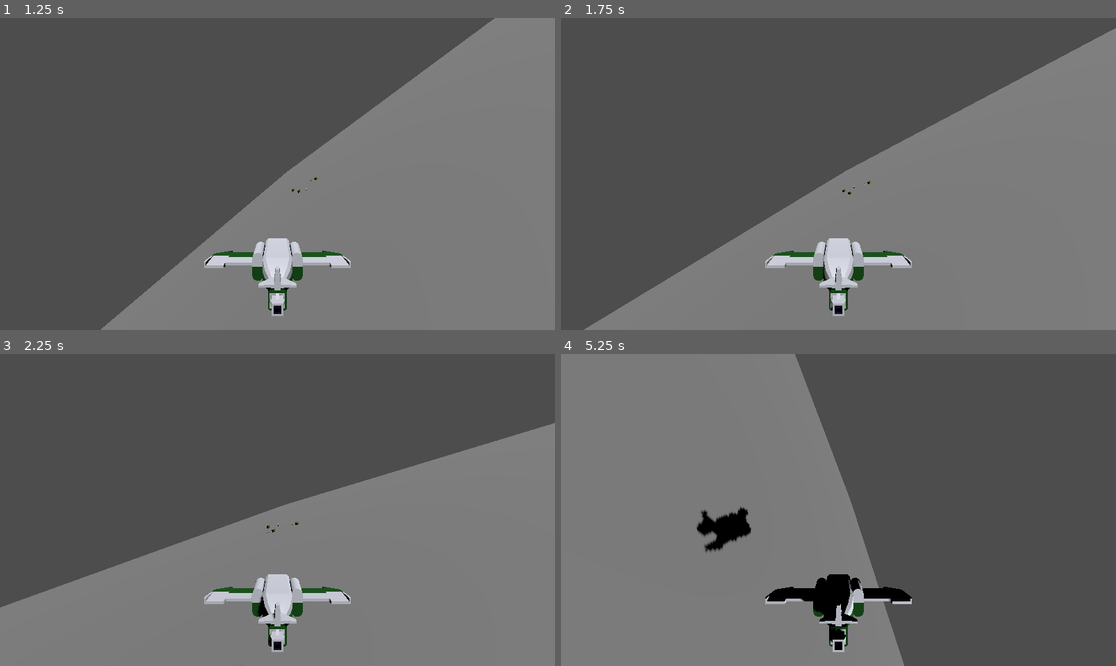
Above: before the commit, frames 1-4 (two rows, left to right).
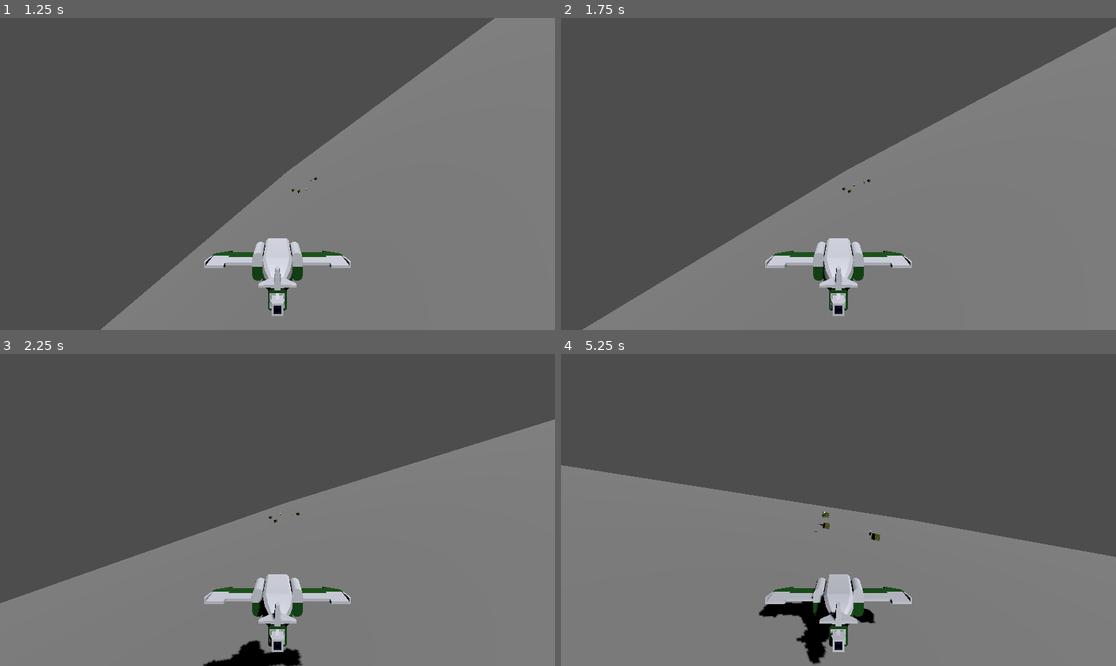
Above: after the commit, the same moments.

Repository: kevinlights/ChocoDriver
Game: Godot game, scene res://run/levels/infinite_level.tscn
The game is run twice, just before and just after one commit, with the same random seed, the same clock (stepped at 60 frames per second) and the same inputs.
Inputs:
- Up to frame 1 (1.25 s): hold Right (move_right) from 0.53 s (still down); hold Space (jump) from 0.53 s (still down)
- Up to frame 2 (1.75 s): release Right (move_right) at 1.28 s; release Space (jump) at 1.28 s; hold Down (move_back) from 1.28 s (still down); tap Space (jump) at 1.35, 1.52 s
- Up to frame 3 (2.25 s): tap Space (jump) at 1.82 s; release Down (move_back) at 2.03 s; hold Right (move_right) from 2.03 s (still down); hold Space (jump) from 2.03 s (still down)
- Up to frame 4 (5.25 s): release Right (move_right) at 2.78 s; release Space (jump) at 2.78 s; hold Up (move_forward) 2.78-3.53 s; tap Space (jump) at 2.85, 3.02, 3.32, 4.35, 4.52, 4.82 s; hold Space (jump) 3.53-4.28 s; hold Left (move_left) 3.53-5.03 s; hold Down (move_back) from 5.03 s (still down); hold Space (jump) from 5.03 s (still down)

Frame 1 is identical in both runs. In frame 2, 0.3% of the frame differs, in the area x 3-100%, y 2-100%; in frame 3, 1.8%; in frame 4, 41%, in the area x 0-100%, y 0-100%.

Commit message:
:wrench: Implement main action stop
Useful to stop thrust.

Diff:
--- a/first3d/component/entity/plane/tiny_plane.gd
+++ b/first3d/component/entity/plane/tiny_plane.gd
@@ -12,8 +12,11 @@
 var target_thrust := Vector3.ZERO
 
 
-func trigger_thrust() -> void:
-	target_thrust = Vector3.FORWARD * thrust_power + Vector3.UP * lift
+func trigger_thrust(activate: bool) -> void:
+	if activate:
+		target_thrust = Vector3.FORWARD * thrust_power + Vector3.UP * lift
+	else:
+		target_thrust = Vector3.ZERO
 
 
 func trigger_direction(dir: Vector2) -> void:
@@ -31,5 +34,5 @@
 	trigger_direction(dir)
 
 
-func _on_main_action() -> void:
-	trigger_thrust()
+func _on_main_action(pressed: bool) -> void:
+	trigger_thrust(pressed)
--- a/first3d/component/entity/walker/walker.gd
+++ b/first3d/component/entity/walker/walker.gd
@@ -42,5 +42,6 @@
 	trigger_direction(dir)
 
 
-func _on_main_action() -> void:
-	trigger_jump()
+func _on_main_action(pressed: bool) -> void:
+	if pressed:
+		trigger_jump()
--- a/first3d/flow/control/local_input/local_input.gd
+++ b/first3d/flow/control/local_input/local_input.gd
@@ -3,11 +3,11 @@
 # Sends commands from a local device
 
 signal dir_changed(new_dir: Vector2)
-signal main_action
+signal main_action(pressed: bool)
 
 func _unhandled_input(event: InputEvent) -> void:
-	if event.is_action_pressed("jump"):
-		main_action.emit()
+	if event.is_action("jump"):
+		main_action.emit(event.is_pressed())
 	elif event is InputEventJoypadMotion:
 		var dir: Vector2 = Input.get_vector("move_left", "move_right", "move_back", "move_forward")
 		dir_changed.emit(dir)
